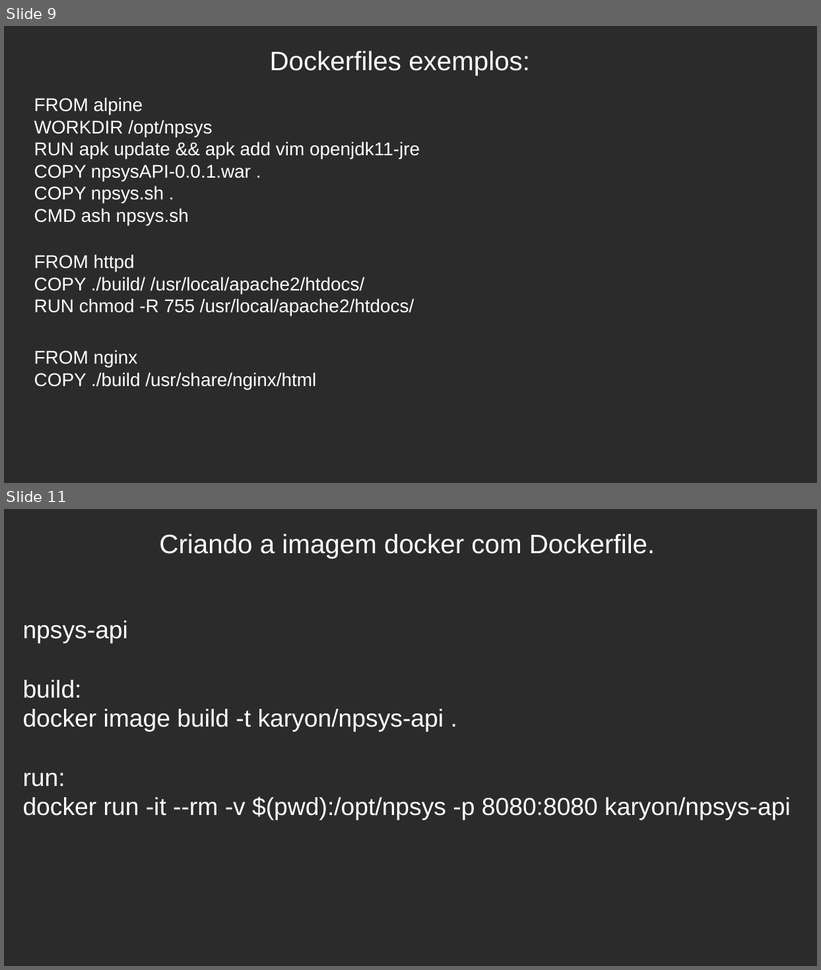
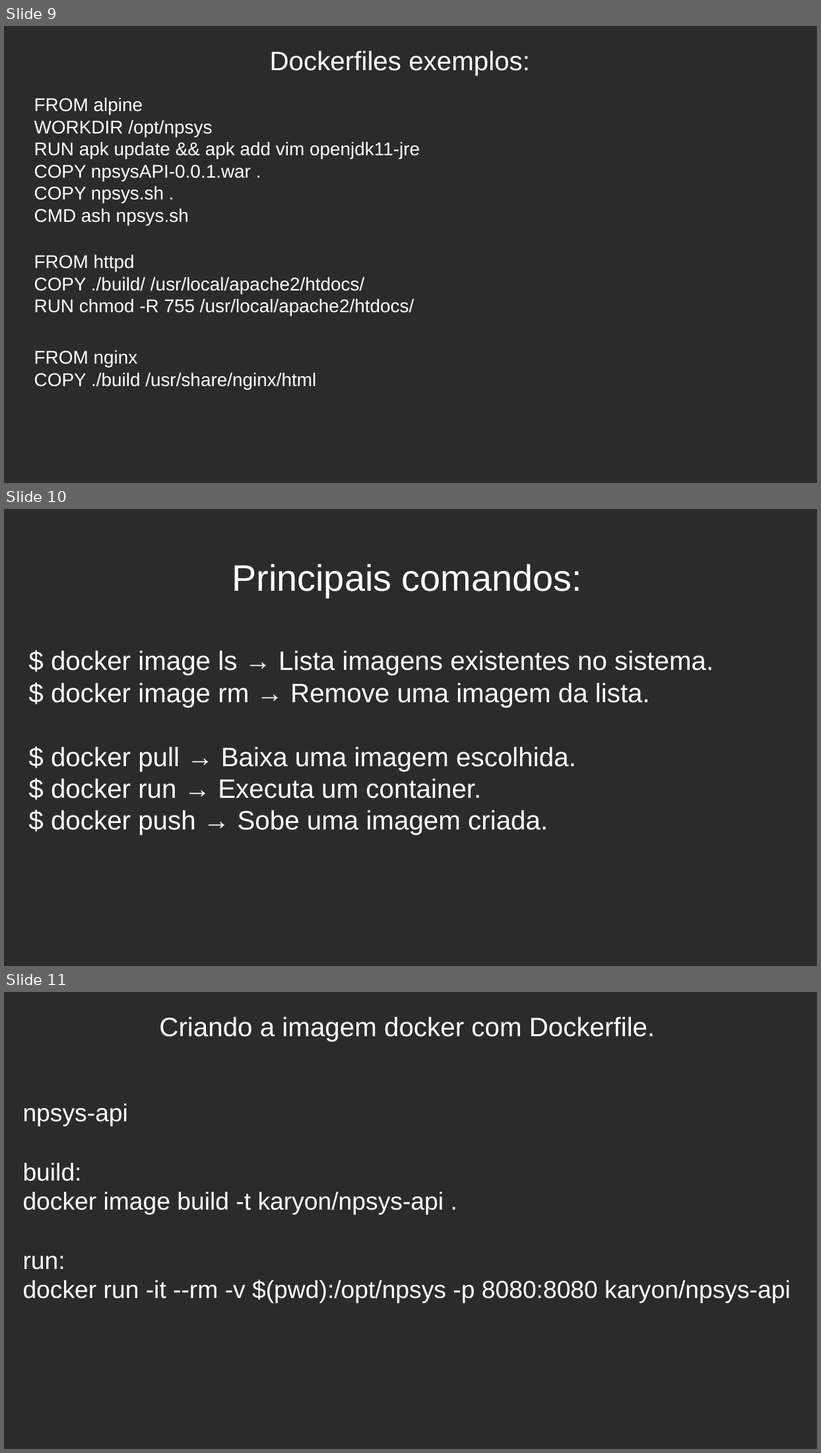
Before and after one commit to celsonery/kubernetes-docs, a slide deck: apresentacao_docker_kubernetes/apresentacao.odp. Shown one above the other, each under a label of ours: slides 9 and 11 before the commit, slides 9, 10 and 11 after it; the slides between them are not shown. The pictures are 821x970 and 821x1453 pixels, drawn with LibreOffice and Linux fonts; fonts in the diff are those of the drawing; background and template pictures are left out; a plain dark background stands for a picture behind light text. Boxes give left, top, right and bottom in pixels: in the first picture for what was removed or moved away, otherwise in the second. Text is boxed around its words. In the diff, an @@ line names an element or a change of style, - is before the commit and + after.

```diff
--- a/apresentacao_docker_kubernetes/apresentacao.odp
+++ b/apresentacao_docker_kubernetes/apresentacao.odp
@@ slide 10 added at bbox=[4, 509, 817, 966], background picture (left out) @@
@@ text added at bbox=[232, 564, 582, 597], 36 pt, text #FFFFFF @@
+Principais comandos:
@@ text added at bbox=[51, 650, 714, 835], 26 pt, text #FFFFFF @@
+$ docker image ls → Lista imagens existentes no sistema.
+$ docker image rm → Remove uma imagem da lista.
+$ docker pull → Baixa uma imagem escolhida.
+$ docker run → Executa um container.
+$ docker push → Sobe uma imagem criada.
```
Also in this commit, not shown: 1 slide removed, 1 other file.
